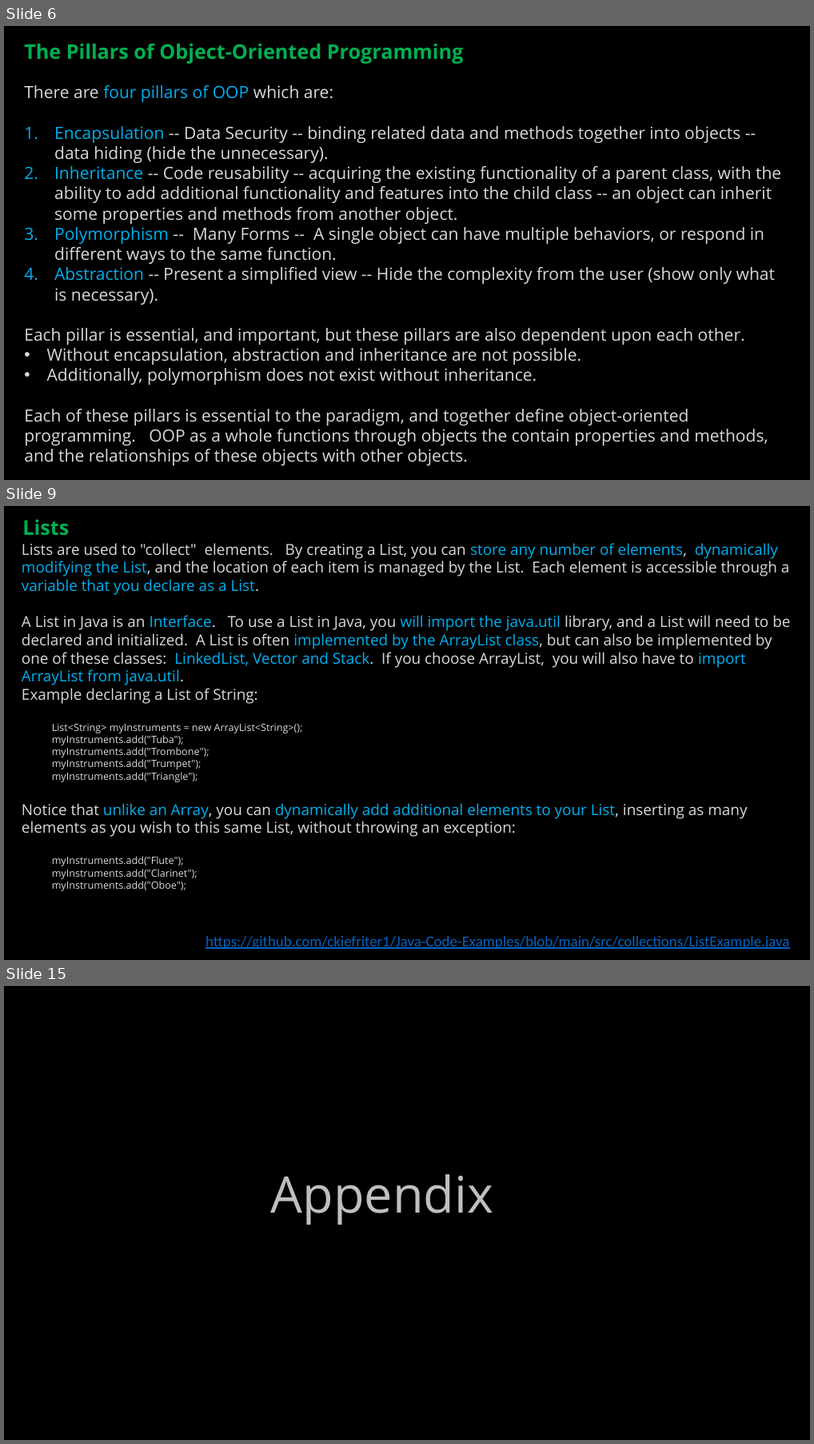
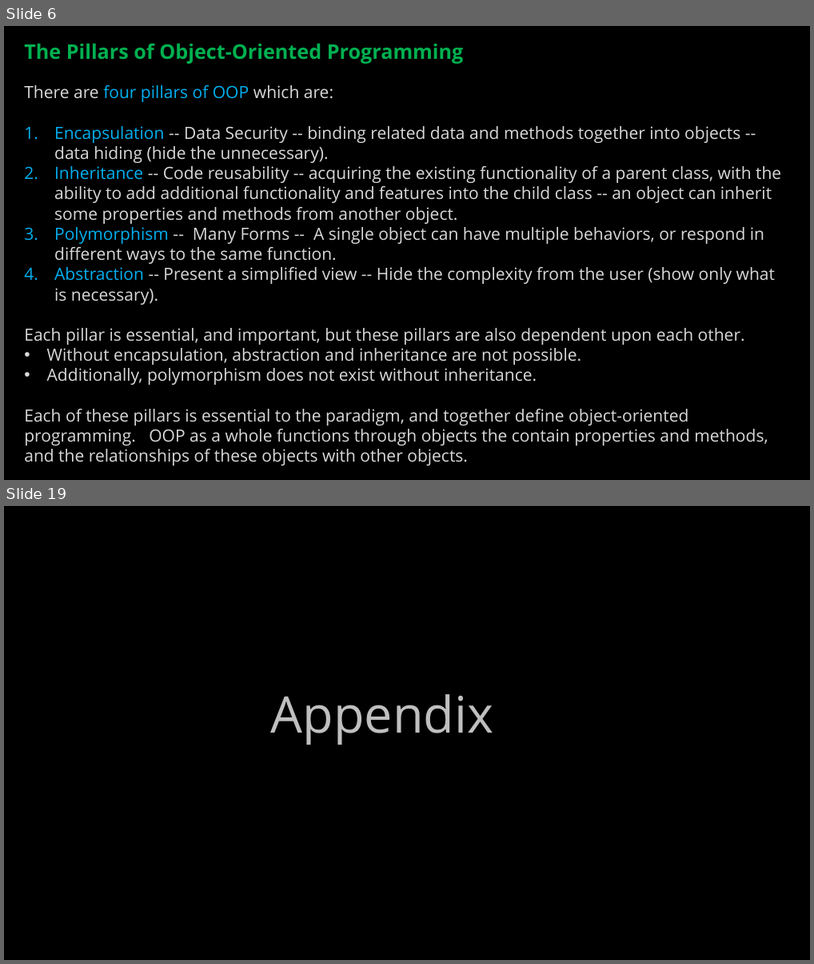
Before and after one commit to ckiefriter1/PT-BESD, a slide deck: Week5/BESD Week 5.pptx. Shown one above the other, each under a label of ours: slides 6, 9 and 15 before the commit, slides 6 and 19 after it; the slides between them are not shown. The pictures are 814x1444 and 814x964 pixels, drawn with LibreOffice and Linux fonts; fonts in the diff are those of the drawing. Boxes give left, top, right and bottom in pixels: in the first picture for what was removed or moved away, otherwise in the second. Text is boxed around its words. In the diff, an @@ line names an element or a change of style, - is before the commit and + after.

```diff
--- a/Week5/BESD Week 5.pptx
+++ b/Week5/BESD Week 5.pptx
@@ slide 9 removed at [4, 506, 810, 960], background #000000 @@
@@ text removed at [22, 520, 69, 536] @@
-Lists
@@ text removed at [22, 543, 790, 891] @@
-Lists are used to "collect" elements. By creating a List, you can store any number of elements, dynamically modifying the List, and the location of each item is managed by the List. Each element is accessible through a variable that you declare as a List.
-A List in Java is an Interface. To use a List in Java, you will import the java.util library, and a List will need to be declared and initialized. A List is often implemented by the ArrayList class, but can also be implemented by one of these classes: LinkedList, Vector and Stack. If you choose ArrayList, you will also have to import ArrayList from java.util.
-Example declaring a List of String:
-  List<String> myInstruments = new ArrayList<String>();
-  myInstruments.add("Tuba");
-  myInstruments.add("Trombone");
-  myInstruments.add("Trumpet");
-  myInstruments.add("Triangle");
-Notice that unlike an Array, you can dynamically add additional elements to your List, inserting as many elements as you wish to this same List, without throwing an exception:
-  myInstruments.add("Flute");
-  myInstruments.add("Clarinet");
-  myInstruments.add("Oboe");
@@ text removed at [206, 936, 790, 949] @@
-https://github.com/ckiefriter1/Java-Code-Examples/blob/main/src/collections/ListExample.java
@@ what was slide 15 is now slide 19 @@
```
Also in this commit, not shown: 1 slide changed, 11 slides added, 6 other slides removed.
